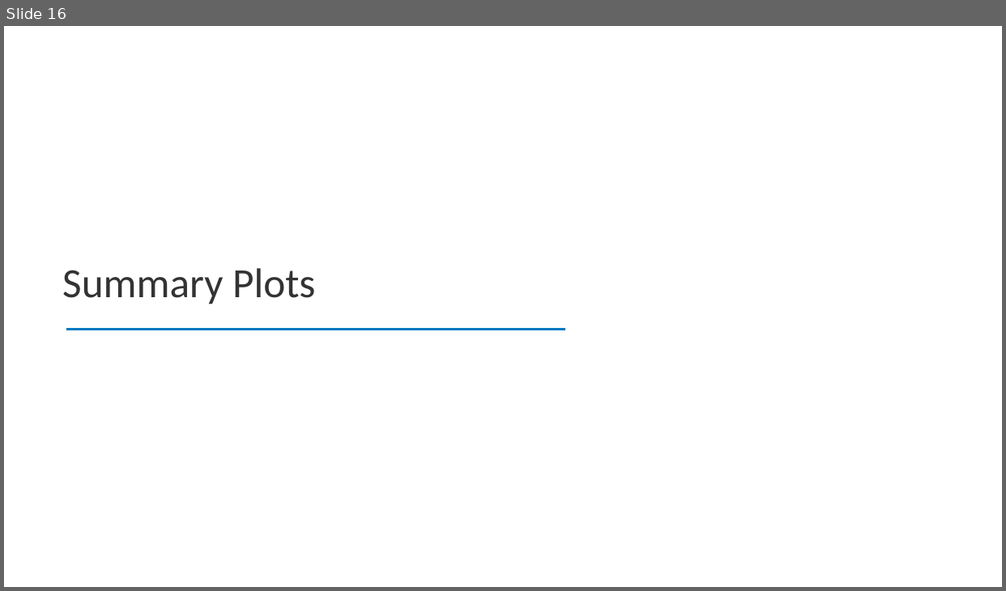
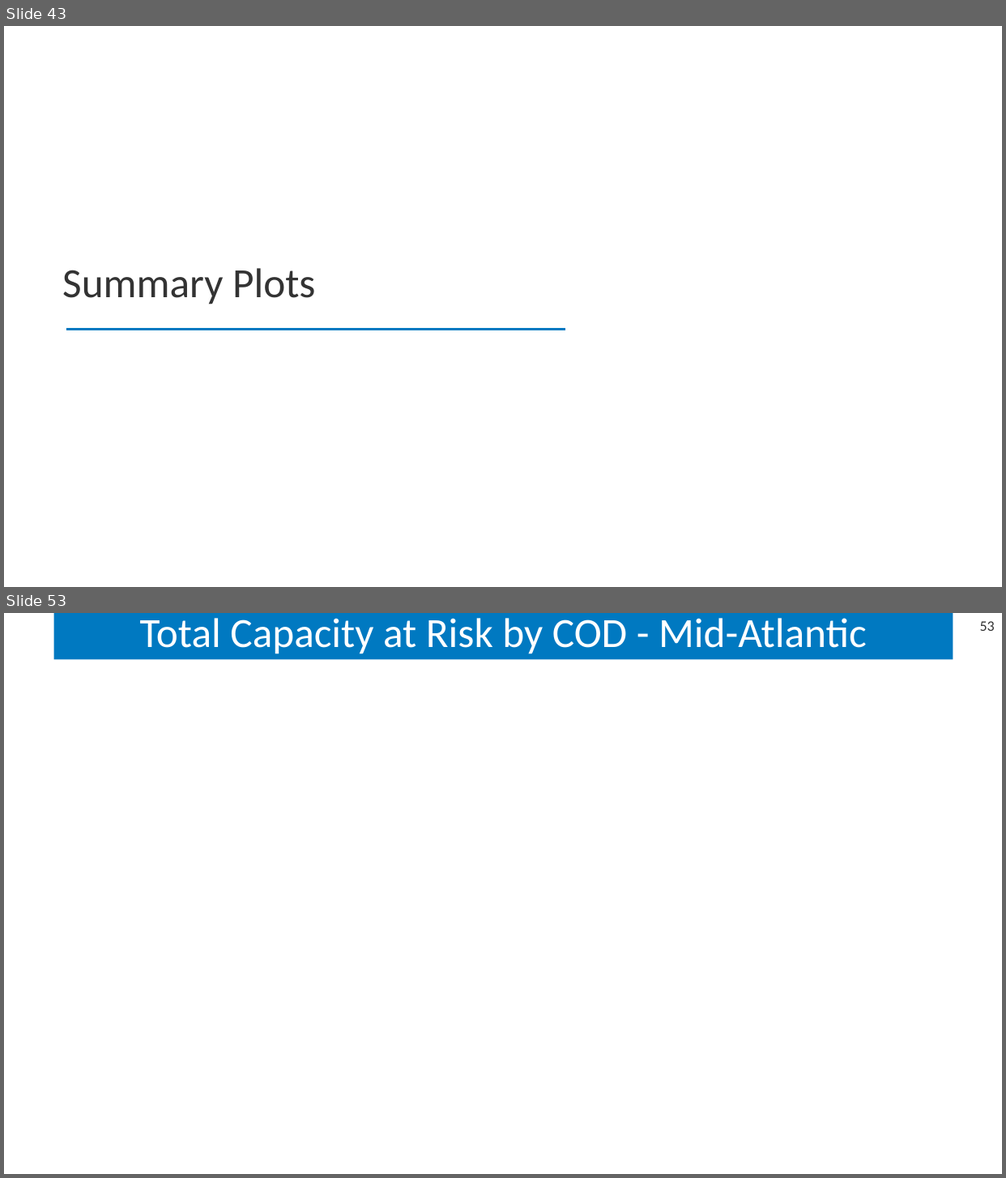
Before and after one commit to sbredenk/CORAL, a slide deck: postprocessing/results/example_atlantic/example_atlantic_results.pptx. Shown one above the other, each under a label of ours: slide 16 before the commit, slides 43 and 53 after it; the slides between them are not shown. The pictures are 1006x591 and 1006x1178 pixels, drawn with LibreOffice and Linux fonts; fonts in the diff are those of the drawing; background and template pictures are left out. Boxes give left, top, right and bottom in pixels: in the first picture for what was removed or moved away, otherwise in the second. Text is boxed around its words. In the diff, an @@ line names an element or a change of style, - is before the commit and + after.

```diff
--- a/postprocessing/results/example_atlantic/example_atlantic_results.pptx
+++ b/postprocessing/results/example_atlantic/example_atlantic_results.pptx
@@ slide 53 added at <box>4,613,1002,1174</box>, background picture (left out) @@
@@ title added at <box>54,613,953,659</box>, fill #0079C1, 40 pt, text #FFFFFF @@
+Total Capacity at Risk by COD - Mid-Atlantic
@@ page number added at <box>980,621,995,631</box>, 14 pt, text #333333 @@
+53
@@ what was slide 16 is now slide 43 @@
```
Also in this commit, not shown: 39 other slides added, 7 other files.
